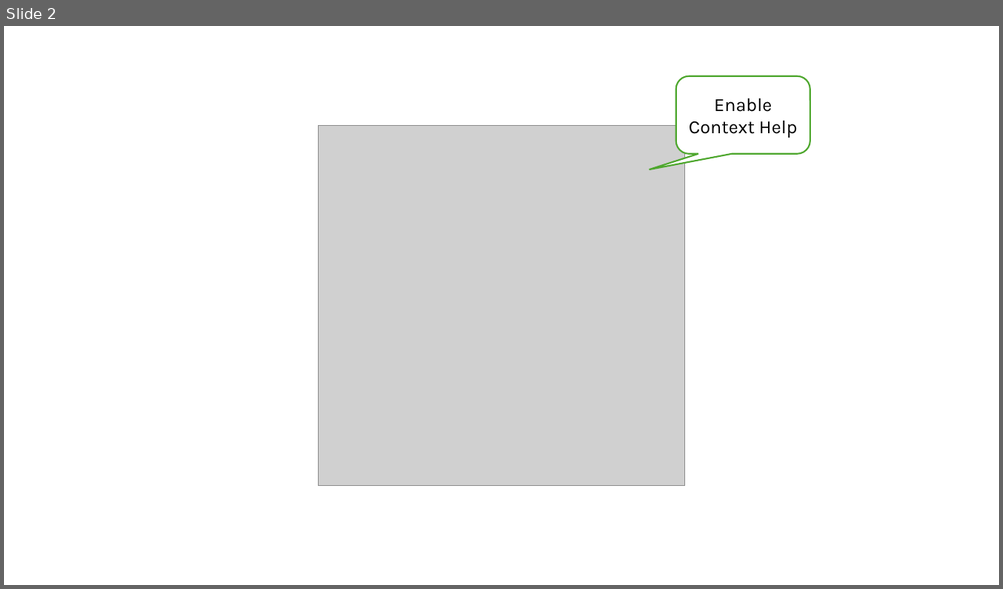
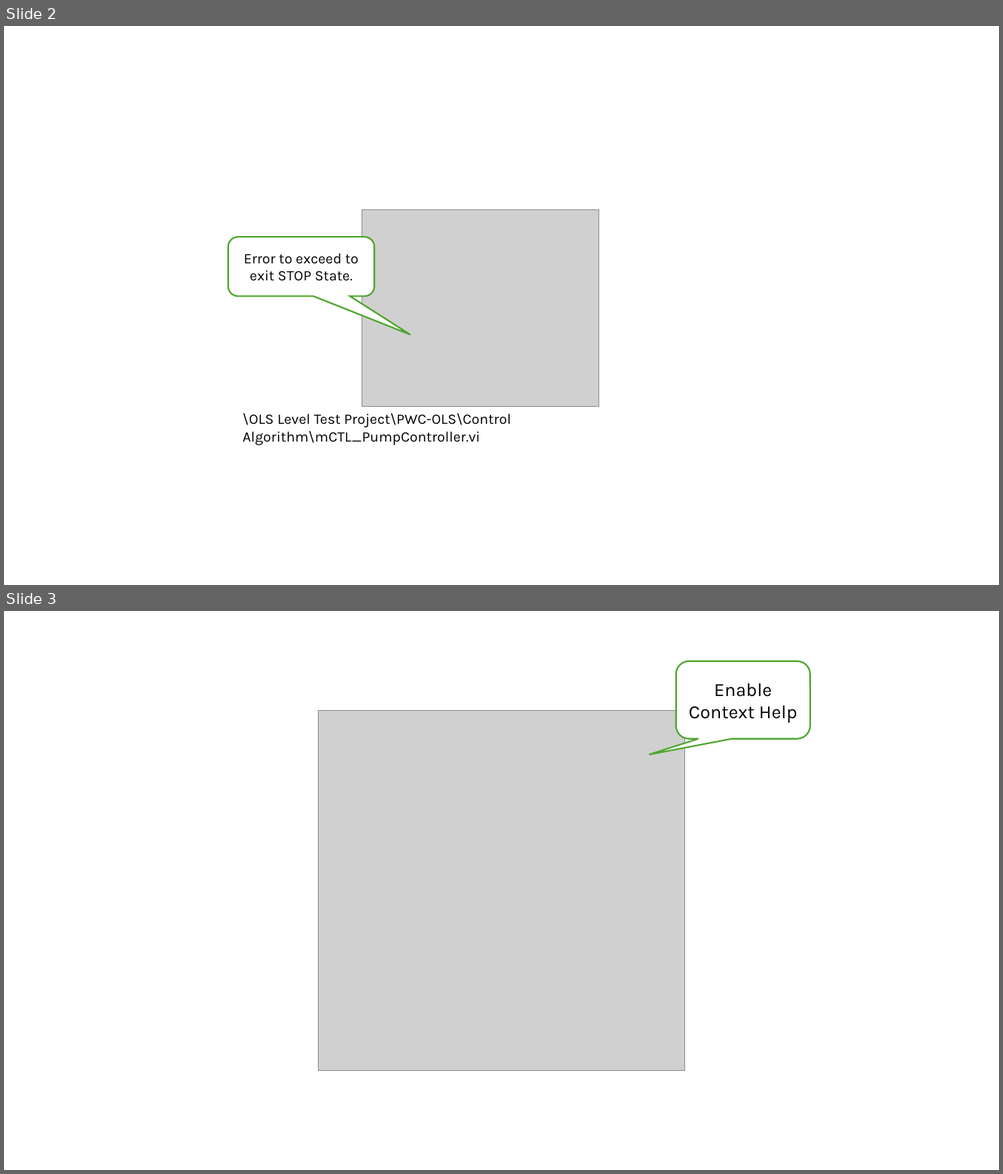
Before and after one commit to rickales/PM_Folder, a slide deck: _3 Develop/_Design Spec/Develop Pictures.pptx. Shown one above the other, each under a label of ours: slide 2 before the commit, slides 2 and 3 after it. The pictures are 1003x589 and 1003x1174 pixels, drawn with LibreOffice and Linux fonts; fonts in the diff are those of the drawing; grey boxes stand for pictures. Boxes give left, top, right and bottom in pixels: in the first picture for what was removed or moved away, otherwise in the second. Text is boxed around its words. In the diff, an @@ line names an element or a change of style, - is before the commit and + after.

```diff
--- a/_3 Develop/_Design Spec/Develop Pictures.pptx
+++ b/_3 Develop/_Design Spec/Develop Pictures.pptx
@@ slide 2 added at (x1=4, y1=26, x2=999, y2=585), background #FFFFFF @@
@@ picture added at (x1=362, y1=210, x2=599, y2=406) @@
@@ rounded speech box added at (x1=227, y1=237, x2=374, y2=297), fill #FFFFFF, outline #4EA72E 1.5 pt, 14 pt, text #000000 @@
+Error to exceed to exit STOP State.
@@ text added at (x1=242, y1=413, x2=511, y2=446), 14 pt, text #000000 @@
+\OLS Level Test Project\PWC-OLS\Control Algorithm\mCTL_PumpController.vi
@@ what was slide 2 is now slide 3 @@
```
Also in this commit, not shown: 4 other files.
